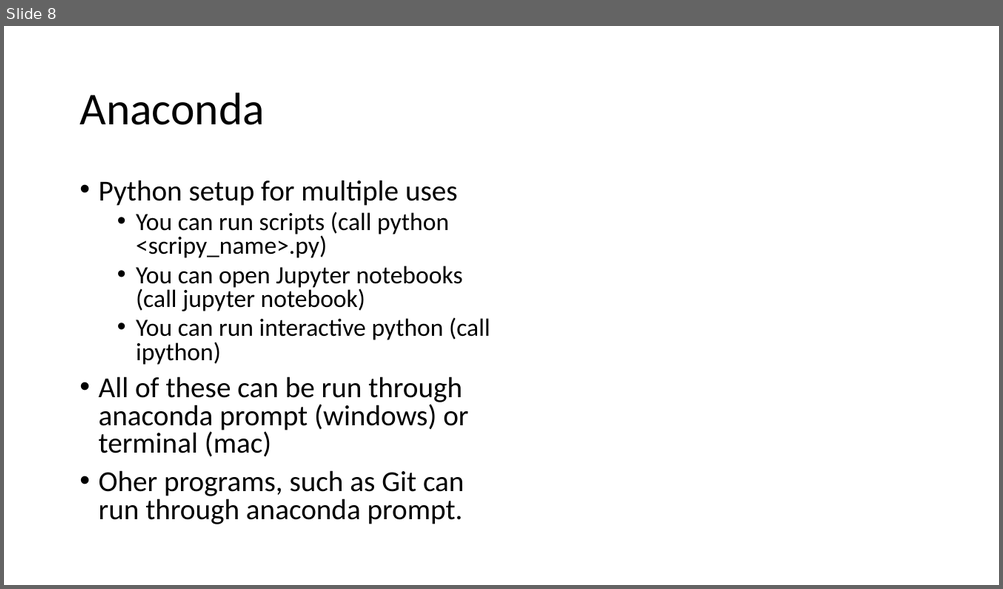
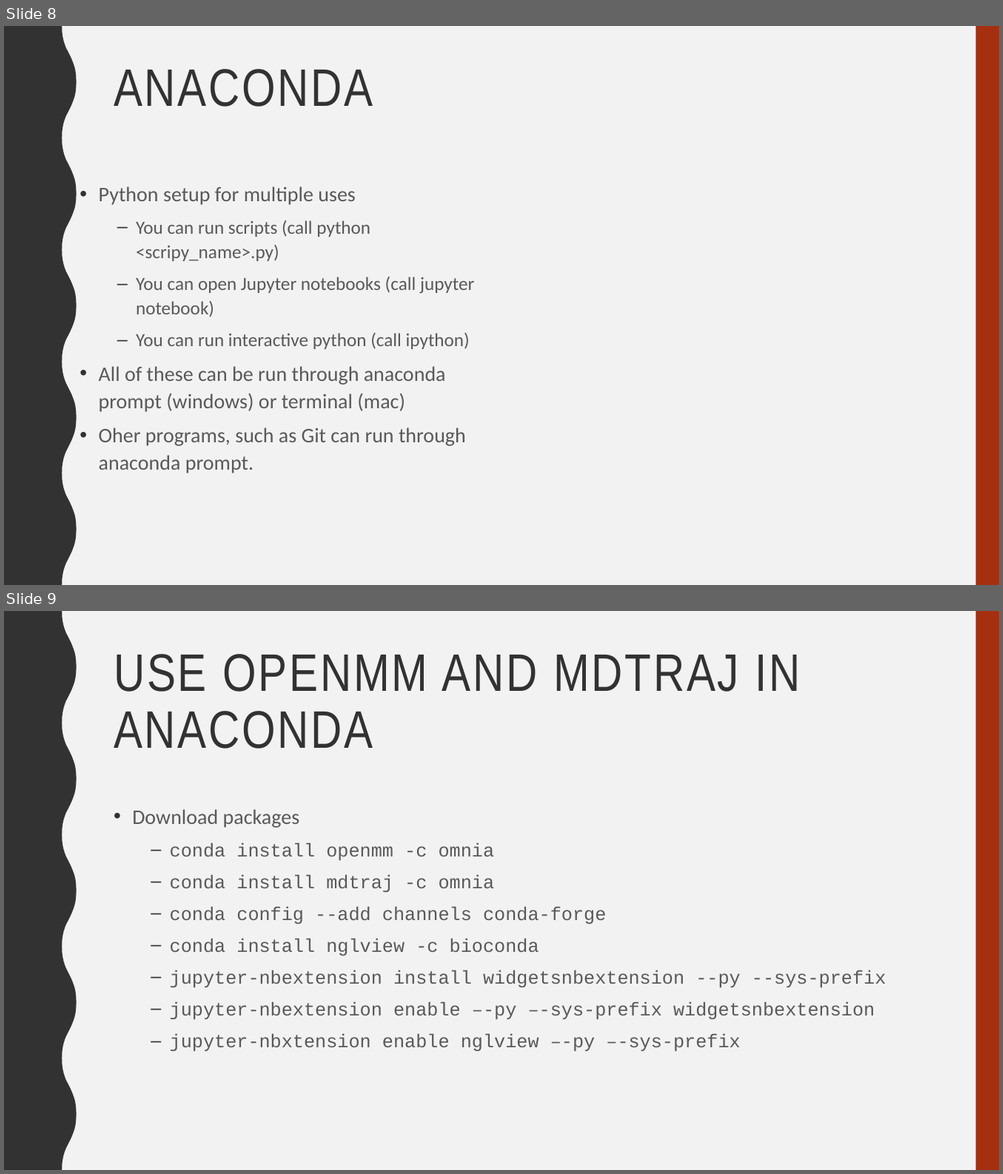
Before and after one commit to gds001/MolSSI-Presentation, a slide deck: MOLSSIWorkshop2018.pptx. Shown one above the other, each under a label of ours: slide 8 before the commit, slides 8 and 9 after it. The pictures are 1003x589 and 1003x1174 pixels, drawn with LibreOffice and Linux fonts; fonts in the diff are those of the drawing. Boxes give left, top, right and bottom in pixels: in the first picture for what was removed or moved away, otherwise in the second. Text is boxed around its words. In the diff, an @@ line names an element or a change of style, - is before the commit and + after.

```diff
--- a/MOLSSIWorkshop2018.pptx
+++ b/MOLSSIWorkshop2018.pptx
@@ slide 9 added at box(4, 611, 999, 1170), background #F2F2F2; not listed: 2 template elements that a slide beside it also shows @@
@@ title added at box(114, 654, 800, 749), 51 pt, text #323232 @@
+USE OPENMM AND MDTRAJ IN ANACONDA
@@ text added at box(132, 809, 885, 1051), 18 pt, text #595959 @@
+• Download packages
+  – conda install openmm -c omnia
+  – conda install mdtraj -c omnia
+  – conda config --add channels conda-forge
+  – conda install nglview -c bioconda
+  – jupyter-nbextension install widgetsnbextension --py --sys-prefix
+  – jupyter-nbextension enable –-py –-sys-prefix widgetsnbextension
+  – jupyter-nbxtension enable nglview –-py –-sys-prefix
@@ slide 8 changed as well @@
@@ background #FFFFFF to #F2F2F2 @@
@@ freeform shape added at box(4, 26, 77, 585), fill #323232 @@
@@ rectangle added at box(976, 26, 999, 585), fill #A5300F @@
@@ title "ANACONDA" at box(114, 69, 373, 107): vertical alignment middle to top @@
@@ title at box(114, 69, 373, 107): text changed; size 44 to 51 pt; font Calibri to Arial Narrow; text colour #000000 to #323232 @@
-Anaconda
+ANACONDA
@@ text "Python setup for multiple uses" at box(99, 187, 474, 474): size 28 to 20 pt in "Python setup for multiple uses", "All of these can be run through ...", "Oher programs, such as Git can run ..."; text colour #000000 to #595959; size 24 to 18 pt in "You can run scripts (call python <scripy_name>.py)", "You can open Jupyter notebooks (call jupyter ...", "You can run interactive python (call ipython)"; line spacing 0.8 to 1.1; less space between paragraphs; bullet • to –; more space between paragraphs @@
```
Also in this commit, not shown: 8 other slides changed, 9 other slides added, 2 slides removed, 2 other files.
